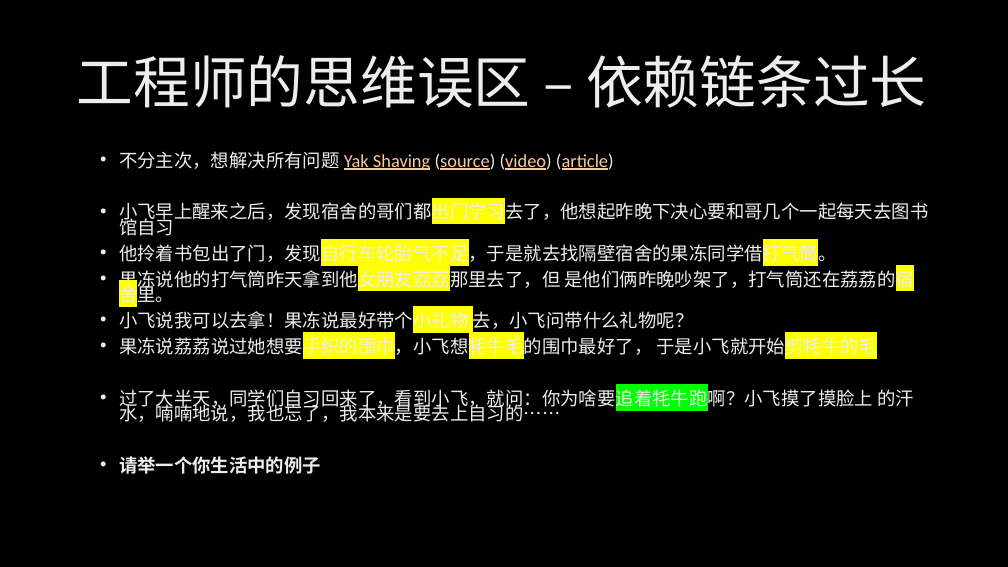
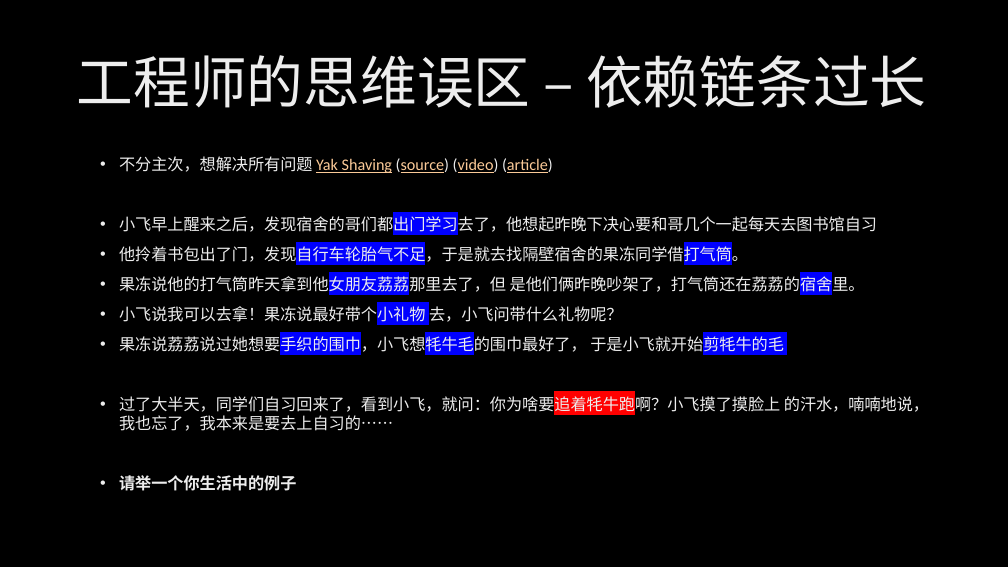
Before and after one commit to xinase/ASE, a slide deck: slide 29 of chapter3/ASE_3_PSP_Career.pptx. Drawn at 1008x567 pixels with LibreOffice and Linux fonts; fonts in the diff are those of the drawing; background and template pictures are left out. Boxes give left, top, right and bottom in pixels: in the first picture for what was removed or moved away, otherwise in the second. Text is boxed around its words. In the diff, an @@ line names an element or a change of style, - is before the commit and + after.

```diff
--- a/chapter3/ASE_3_PSP_Career.pptx
+++ b/chapter3/ASE_3_PSP_Career.pptx
@@ text "不分主次，想解决所有问题 Yak Shaving (source) (video) ..." at (x1=119, y1=156, x2=929, y2=491): size 17.5 to 15.4 pt; highlight #FFFF00 to #0000FF in "小飞早上醒来之后，发现宿舍的哥们都出门学习去了，他想起昨晚下决心要和哥几个一起每天去图书馆自习", "他拎着书包出了门，发现自行车轮胎气不足，于是就去找隔壁宿舍的果冻同学借打气筒。", "果冻说他的打气筒昨天拿到他女朋友荔荔那里去了，但 是他们俩昨晚吵架了，打气筒还在荔荔的宿舍里。", "小飞说我可以去拿！果冻说最好带个小礼物" and 1 more places; highlight #00FF00 to #FF0000 in "过了大半天，同学们自习回来了，看到小飞，就问：你为啥要追着牦牛跑啊？小飞摸了摸脸上"; line spacing 0.7 to 1 @@
```
Also in this commit, not shown: 4 other slides changed.
